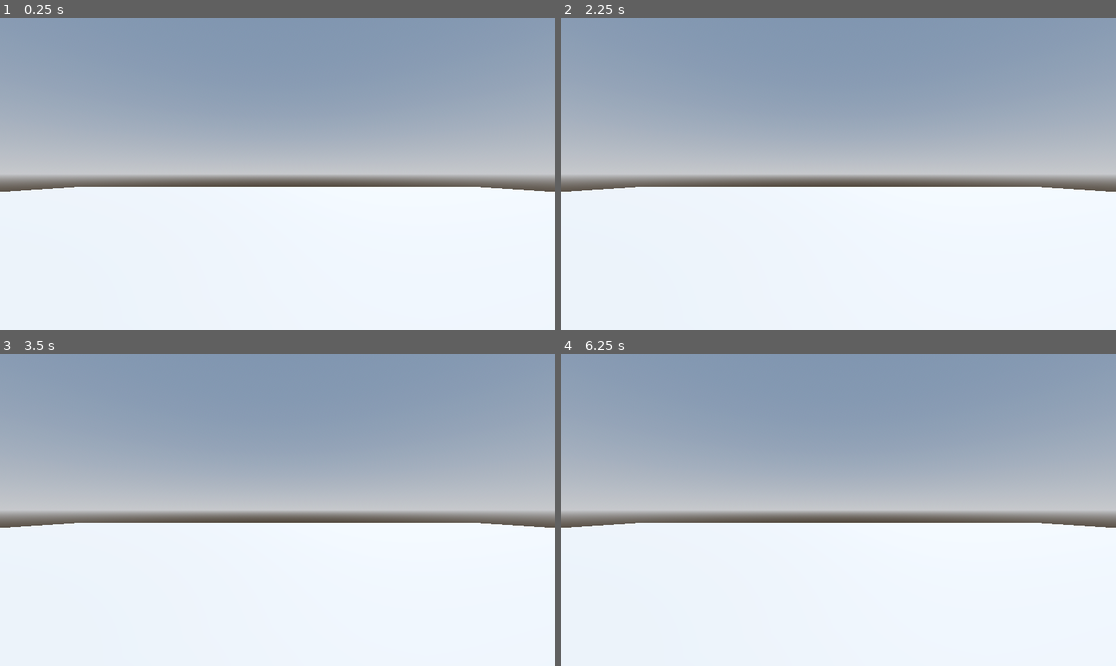
Above: before the commit, frames 1-4 (two rows, left to right).
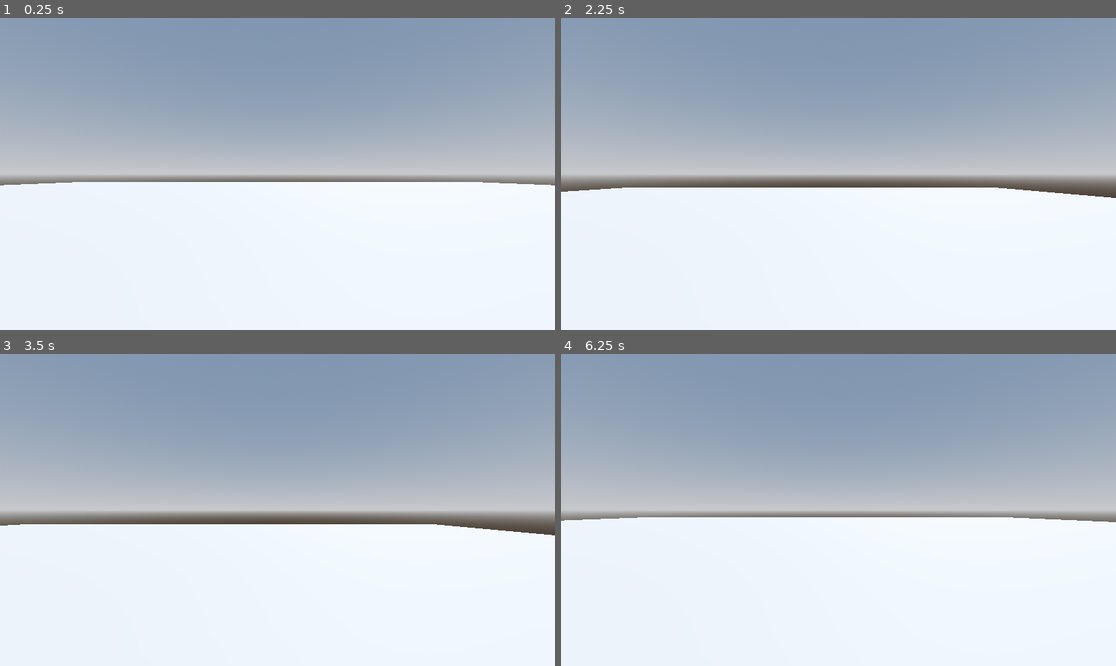
Above: after the commit, the same moments.

Repository: BlizniukDM/robo-rampage
Game: Godot game, scene res://levels/sand_box.tscn
Two runs of this game, one before a commit and one after it. Both use one fixed random seed, a clock stepped at 60 frames per second and the inputs below. Before the commit the project has no main scene; this scene is started directly in both runs.
Inputs:
- Up to frame 1 (0.25 s): no input
- Up to frame 2 (2.25 s): tap Enter at 0.5 s; hold D (right, bound only after the commit) 0.53-1.28 s; tap Space (jump, bound only after the commit) at 0.6, 0.77, 1.07, 1.25, 1.35, 1.52, 1.82, 2.1 s; hold S (back, bound only after the commit) 1.28-2.03 s; hold D (right, bound only after the commit) from 2.03 s (still down)
- Up to frame 3 (3.5 s): release D (right, bound only after the commit) at 2.78 s; hold W (forward, bound only after the commit) from 2.78 s (still down); tap Space (jump, bound only after the commit) at 2.85, 3.02, 3.32 s
- Up to frame 4 (6.25 s): release W (forward, bound only after the commit) at 3.53 s; hold A (left, bound only after the commit) 3.53-5.03 s; tap Space (jump, bound only after the commit) at 3.6, 3.77, 4.07, 4.35, 4.52, 4.82, 5.1, 5.85, 6.02 s; hold S (back, bound only after the commit) 5.03-5.78 s; tap Enter at 5.75 s; hold D (right, bound only after the commit) from 5.78 s (still down)

The runs differ from the first frame. In frame 1, 1.6% of the frame differs, in the area x 0-100%, y 52-56%; in frame 2, 0.4%; in frame 3, 0.7%; in frame 4, 1.8%.

Commit message:
Added the player

Diff:
--- a/levels/sand_box.tscn
+++ b/levels/sand_box.tscn
@@ -1,4 +1,6 @@
-[gd_scene load_steps=4 format=3 uid="uid://d1lslon6jvtd6"]
+[gd_scene load_steps=5 format=3 uid="uid://d1lslon6jvtd6"]
+
+[ext_resource type="PackedScene" uid="uid://cj7hdncn2lvgk" path="res://player/player.tscn" id="1_eqdow"]
 
 [sub_resource type="ProceduralSkyMaterial" id="ProceduralSkyMaterial_8sxot"]
 sky_horizon_color = Color(0.64625, 0.65575, 0.67075, 1)
@@ -22,9 +24,10 @@
 transform = Transform3D(-0.866025, -0.433013, 0.25, 0, 0.5, 0.866025, -0.5, 0.75, -0.433013, 0, 0, 0)
 shadow_enabled = true
 
-[node name="CSGBox3D" type="CSGBox3D" parent="."]
+[node name="Floor" type="CSGBox3D" parent="."]
+transform = Transform3D(1, 0, 0, 0, 1, 0, 0, 0, 1, 2.08165e-12, -0.5, 2.08165e-12)
 use_collision = true
 size = Vector3(64, 1, 64)
 
-[node name="Camera3D" type="Camera3D" parent="."]
-transform = Transform3D(1, 0, 0, 0, 1, 0, 0, 0, 1, 2.08165e-12, 2.578, 2.08165e-12)
+[node name="Player" parent="." instance=ExtResource("1_eqdow")]
+transform = Transform3D(1, 0, 0, 0, 1, 0, 0, 0, 1, 2.08165e-12, 1, 2.08165e-12)
--- /dev/null
+++ b/player/player.gd
@@ -0,0 +1,31 @@
+extends CharacterBody3D
+
+
+const SPEED = 5.0
+const JUMP_VELOCITY = 4.5
+
+# Get the gravity from the project settings to be synced with RigidBody nodes.
+var gravity: float = ProjectSettings.get_setting("physics/3d/default_gravity")
+
+
+func _physics_process(delta: float) -> void:
+    # Add the gravity.
+    if not is_on_floor():
+        velocity.y -= gravity * delta
+
+    # Handle jump.
+    if Input.is_action_just_pressed("jump") and is_on_floor():
+        velocity.y = JUMP_VELOCITY
+
+    # Get the input direction and handle the movement/deceleration.
+    # As good practice, you should replace UI actions with custom gameplay actions.
+    var input_dir := Input.get_vector("left", "right", "forward", "back")
+    var direction := (transform.basis * Vector3(input_dir.x, 0, input_dir.y)).normalized()
+    if direction:
+        velocity.x = direction.x * SPEED
+        velocity.z = direction.z * SPEED
+    else:
+        velocity.x = move_toward(velocity.x, 0, SPEED)
+        velocity.z = move_toward(velocity.z, 0, SPEED)
+
+    move_and_slide()
--- /dev/null
+++ b/player/player.tscn
@@ -0,0 +1,19 @@
+[gd_scene load_steps=4 format=3 uid="uid://cj7hdncn2lvgk"]
+
+[ext_resource type="Script" path="res://player/player.gd" id="1_283dg"]
+
+[sub_resource type="CapsuleMesh" id="CapsuleMesh_u3cjg"]
+
+[sub_resource type="CapsuleShape3D" id="CapsuleShape3D_p7g5a"]
+
+[node name="Player" type="CharacterBody3D"]
+script = ExtResource("1_283dg")
+
+[node name="MeshInstance3D" type="MeshInstance3D" parent="."]
+mesh = SubResource("CapsuleMesh_u3cjg")
+
+[node name="CollisionShape3D" type="CollisionShape3D" parent="."]
+shape = SubResource("CapsuleShape3D_p7g5a")
+
+[node name="Camera3D" type="Camera3D" parent="."]
+transform = Transform3D(1, 0, 0, 0, 1, 0, 0, 0, 1, 2.08165e-12, 0.3, 2.08165e-12)
--- a/project.godot
+++ b/project.godot
@@ -11,5 +11,34 @@
 [application]
 
 config/name="Robo Rampage"
+run/main_scene="res://levels/sand_box.tscn"
 config/features=PackedStringArray("4.2", "Forward Plus")
 config/icon="res://icon.svg"
+
+[input]
+
+forward={
+"deadzone": 0.5,
+"events": [Object(InputEventKey,"resource_local_to_scene":false,"resource_name":"","device":-1,"window_id":0,"alt_pressed":false,"shift_pressed":false,"ctrl_pressed":false,"meta_pressed":false,"pressed":false,"keycode":0,"physical_keycode":87,"key_label":0,"unicode":119,"echo":false,"script":null)
+]
+}
+left={
+"deadzone": 0.5,
+"events": [Object(InputEventKey,"resource_local_to_scene":false,"resource_name":"","device":-1,"window_id":0,"alt_pressed":false,"shift_pressed":false,"ctrl_pressed":false,"meta_pressed":false,"pressed":false,"keycode":0,"physical_keycode":65,"key_label":0,"unicode":97,"echo":false,"script":null)
+]
+}
+right={
+"deadzone": 0.5,
+"events": [Object(InputEventKey,"resource_local_to_scene":false,"resource_name":"","device":-1,"window_id":0,"alt_pressed":false,"shift_pressed":false,"ctrl_pressed":false,"meta_pressed":false,"pressed":false,"keycode":0,"physical_keycode":68,"key_label":0,"unicode":100,"echo":false,"script":null)
+]
+}
+back={
+"deadzone": 0.5,
+"events": [Object(InputEventKey,"resource_local_to_scene":false,"resource_name":"","device":-1,"window_id":0,"alt_pressed":false,"shift_pressed":false,"ctrl_pressed":false,"meta_pressed":false,"pressed":false,"keycode":0,"physical_keycode":83,"key_label":0,"unicode":115,"echo":false,"script":null)
+]
+}
+jump={
+"deadzone": 0.5,
+"events": [Object(InputEventKey,"resource_local_to_scene":false,"resource_name":"","device":-1,"window_id":0,"alt_pressed":false,"shift_pressed":false,"ctrl_pressed":false,"meta_pressed":false,"pressed":false,"keycode":0,"physical_keycode":32,"key_label":0,"unicode":32,"echo":false,"script":null)
+]
+}
